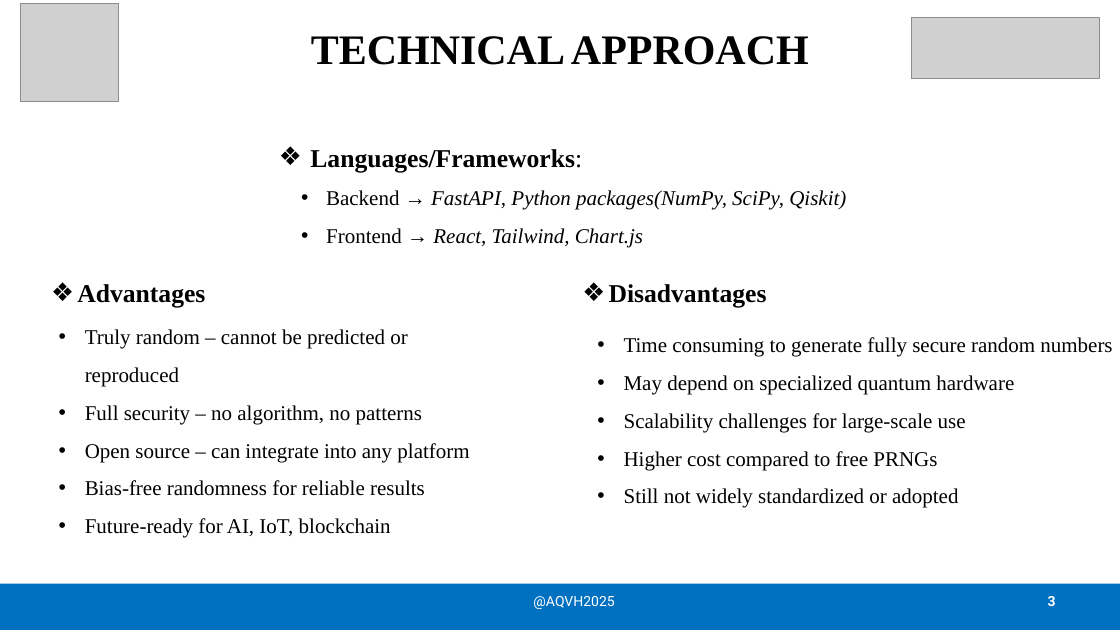
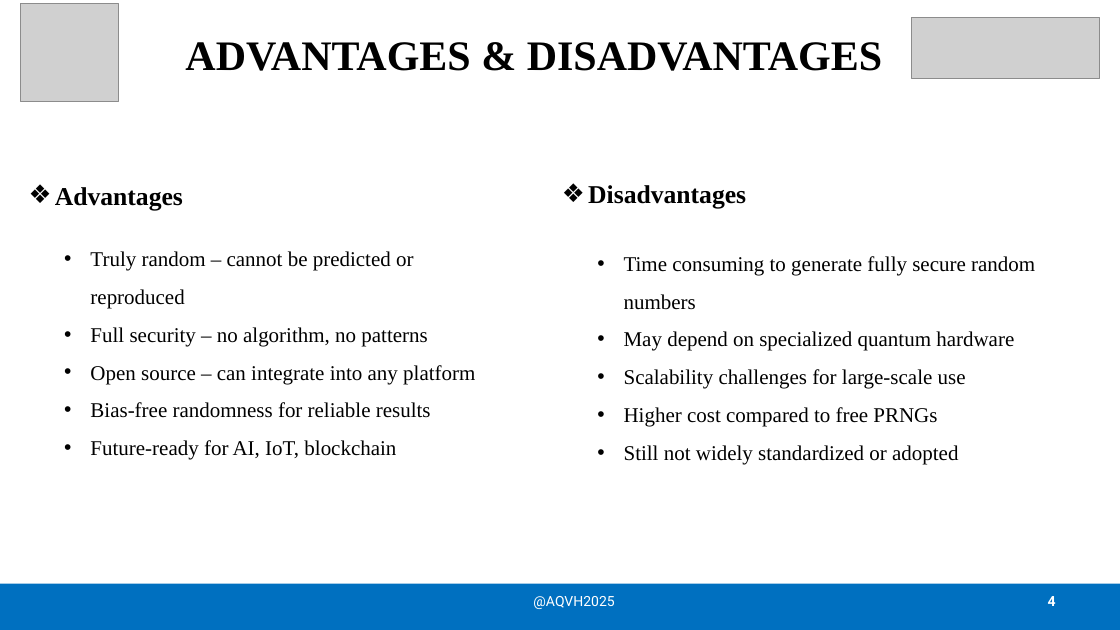
Before and after one commit to CharithPulaganti/QRNG, a slide deck: slide 4 of QRNG_Presentation.pptx (slide 3 before the commit). Drawn at 1120x630 pixels with LibreOffice and Linux fonts; fonts in the diff are those of the drawing; grey boxes stand for pictures. Boxes give left, top, right and bottom in pixels: in the first picture for what was removed or moved away, otherwise in the second. Text is boxed around its words. In the diff, an @@ line names an element or a change of style, - is before the commit and + after.

```diff
--- a/QRNG_Presentation.pptx
+++ b/QRNG_Presentation.pptx
@@ title at bbox=[185, 42, 882, 71]: text changed @@
-TECHNICAL APPROACH
+ADVANTAGES & DISADVANTAGES
@@ text removed at bbox=[310, 149, 846, 248] @@
-❖ Languages/Frameworks:
-  • Backend → FastAPI, Python packages(NumPy, SciPy, Qiskit)
-  • Frontend → React, Tailwind, Chart.js
@@ text "Advantages": place and size @@
-text "Advantages" at bbox=[77, 284, 205, 308]
+text "Advantages" at bbox=[55, 187, 183, 211]
@@ text "Disadvantages": place and size @@
-text "Disadvantages" at bbox=[609, 284, 767, 308]
+text "Disadvantages" at bbox=[588, 185, 746, 209]
@@ text "Truly random – cannot be ...": place and size @@
-text "Truly random – cannot be ..." at bbox=[85, 329, 469, 538]
+text "Truly random – cannot be ..." at bbox=[90, 251, 475, 460]
@@ text "Time consuming to generate fully ..." rewrapped from bbox=[624, 337, 1112, 508] to bbox=[624, 256, 1035, 465] @@
@@ page number at bbox=[1048, 596, 1056, 606]: text changed @@
-3
+4
```
Also in this commit, not shown: 2 other slides changed, 2 slides added, 6 other files.
